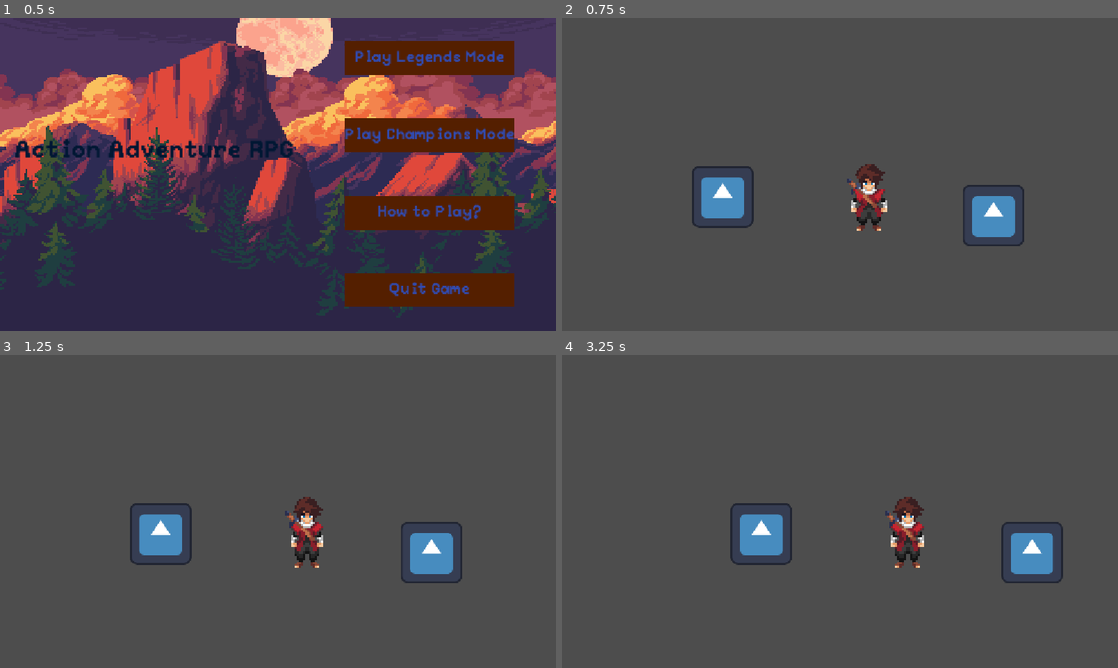
Above: before the commit, frames 1-4 (two rows, left to right).
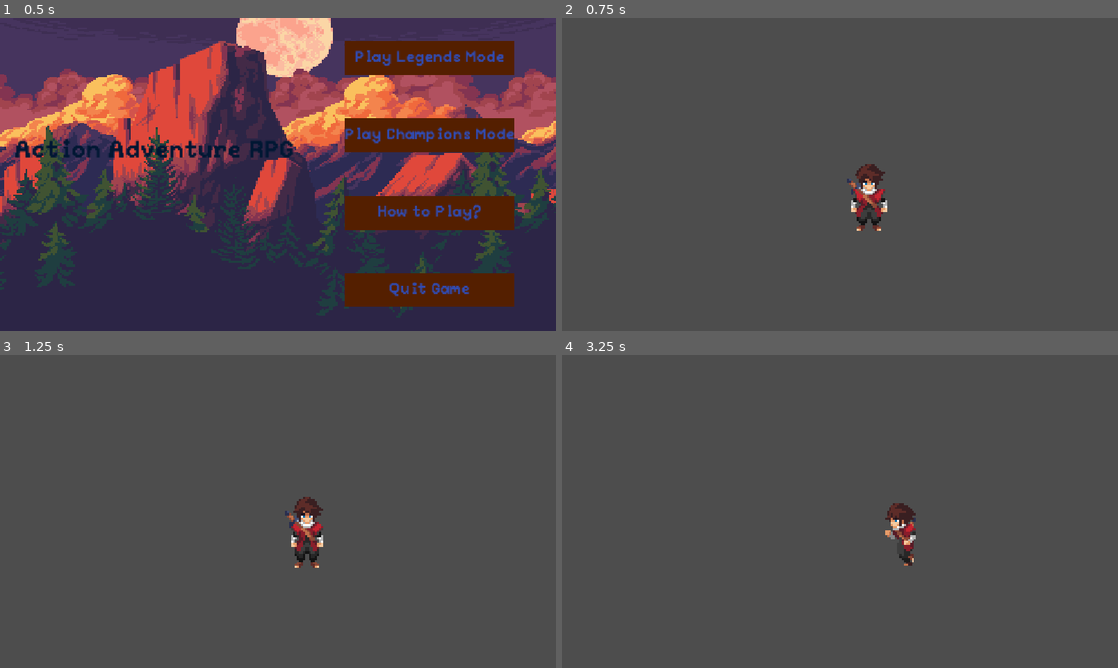
Above: after the commit, the same moments.

Repository: Articlions/Slip-n-Slash
Game: Godot game, scene res://src/Main_menu/Main_menu.tscn
Two runs of this game, one before a commit and one after it. Both use one fixed random seed, a clock stepped at 60 frames per second and the inputs below. Before the commit the project starts from res://src/GUIS/Main_menu.tscn. The engine's default icon, where the game draws it, is replaced by a stand-in: a white triangle on a blue panel in a dark square.
Inputs (mouse positions are in pixels of both pictures, inside the frame that each line leads up to):
- Up to frame 1 (0.5 s): no input
- Up to frame 2 (0.75 s): click "Play Legends Mode" at 0.5 s
- Up to frame 3 (1.25 s): no input
- Up to frame 4 (3.25 s): tap Enter (ui_accept) at 1.25, 1.35, 1.52, 1.82, 3.05 s; move the mouse to (962, 495) at 1.27 s; hold D (action_right) 1.28-2 s; click (962, 495) at 1.42 s; drag from (728, 527) to (812, 574) at 2.02 s; move the mouse to (895, 442) at 2.77 s; hold A (action_left) from 2.78 s (still down); tap Shift at 2.85 s

Frame 1 is identical in both runs. In frame 2, 2.6% of the frame differs, in the area x 23-84%, y 47-73%; in frame 3, 2.6%; in frame 4, 3.6%, in the area x 30-91%, y 45-73%.

Commit message:
i got the state machine to work been experimenting

Diff:
--- a/action-adventure-rpg/src/GUIS/Main_menu.tscn
+++ b/action-adventure-rpg/src/Main_menu/Main_menu.tscn
@@ -1,16 +1,16 @@
 [gd_scene format=3 uid="uid://cbiefyjwd3nf0"]
 
-[ext_resource type="Theme" uid="uid://bpbg0t7wi7a40" path="res://src/Themes/main_menu_themes.tres" id="1_6ckfi"]
-[ext_resource type="Script" uid="uid://b0vupe52xj0u8" path="res://src/Scripts/Main_menu_scripts/UIManager.gd" id="2_3ryee"]
-[ext_resource type="Texture2D" uid="uid://w2irr788ool2" path="res://assets/rpg_backgrounds/Mountain-Dusk.png" id="2_hs6di"]
+[ext_resource type="Theme" uid="uid://bpbg0t7wi7a40" path="res://Resources/main_menu_themes.tres" id="1_47fu3"]
+[ext_resource type="Script" uid="uid://b0vupe52xj0u8" path="res://src/Main_menu/Main_menu_scripts/UIManager.gd" id="2_y5gk7"]
+[ext_resource type="Texture2D" uid="uid://w2irr788ool2" path="res://assets/rpg_backgrounds/Mountain-Dusk.png" id="3_kb264"]
 
 [sub_resource type="StyleBoxEmpty" id="StyleBoxEmpty_d0ebl"]
 
 [node name="Control" type="Control" unique_id=1564165186]
 layout_mode = 3
 anchors_preset = 0
-theme = ExtResource("1_6ckfi")
-script = ExtResource("2_3ryee")
+theme = ExtResource("1_47fu3")
+script = ExtResource("2_y5gk7")
 
 [node name="Panel" type="PanelContainer" parent="." unique_id=827720260]
 layout_mode = 0
--- a/action-adventure-rpg/src/Player/slipn_slash_guy.tscn
+++ b/action-adventure-rpg/src/Player/slipn_slash_guy.tscn
@@ -6,7 +6,6 @@
 [ext_resource type="Script" uid="uid://c3f2fsfehtk8a" path="res://src/Player/walk_state.gd" id="4_r8d83"]
 [ext_resource type="Texture2D" uid="uid://ck2bstgbcp2x4" path="res://assets/player_run/run_left.png" id="6_pbtxm"]
 [ext_resource type="Texture2D" uid="uid://cqkdntgc5goqx" path="res://assets/player_run/run_right.png" id="7_8vm6t"]
-[ext_resource type="Texture2D" uid="uid://bgvu44igx385q" path="res://icon.svg" id="7_r8d83"]
 
 [sub_resource type="CircleShape2D" id="CircleShape2D_1ixrk"]
 radius = 25.96151
@@ -224,11 +223,3 @@
 scale = Vector2(4.1875, 4.36875)
 sprite_frames = SubResource("SpriteFrames_1ixrk")
 animation = &"walk_left"
-
-[node name="Icon" type="Sprite2D" parent="." unique_id=125539509]
-position = Vector2(676, 227)
-texture = ExtResource("7_r8d83")
-
-[node name="Icon2" type="Sprite2D" parent="." unique_id=2081863125]
-position = Vector2(115, 188)
-texture = ExtResource("7_r8d83")
--- a/action-adventure-rpg/src/Player/walk_state.gd
+++ b/action-adventure-rpg/src/Player/walk_state.gd
@@ -2,7 +2,14 @@
 
 class_name WalkState
 
-const SPEED = 300.0
+const SPEED := 300.0
+
+@export var FRICTION: float = 200
+@onready var animated_sprite_2d: AnimatedSprite2D = $"../../AnimatedSprite2D"
+
+
+
+
 
 
 func _physics_update(delta: float):
@@ -10,12 +17,21 @@
 	var character = state_machine.get_parent()
 
 	var direction := Input.get_axis("action_left", "action_right")
-	print("Walking: " ,direction)
+
+	var direction_vector:= Input.get_vector("action_left","action_right", "action_up","action_down")
+
+
+	if direction_vector == Vector2.RIGHT:
+		animated_sprite_2d.play("walk_right")
+
+	elif direction_vector == Vector2.LEFT:
+		animated_sprite_2d.play("walk_left")
 
 
 
 
 	if direction == 0:
+		move_toward(character.velocity.x, 0, delta * FRICTION)
 		state_machine.change_state("idledownstate")
 		return
 
--- a/action-adventure-rpg/src/Scripts/Object_scripts/slip_slash_player.gd
+++ /dev/null
@@ -1,21 +0,0 @@
-class_name SSPlayer extends CharacterBody2D
-#  SSPlayer means SlinpnSlashPlayer
-
-const JUMP_VELOCITY = -400.0
-
-
-func _physics_process(delta: float) -> void:
-	# Add the gravity.
-	if not is_on_floor():
-		velocity += get_gravity() * delta
-
-	# Handle jump.
-	if Input.is_action_just_pressed("ui_accept") and is_on_floor():
-		velocity.y = JUMP_VELOCITY
-
-	# Get the input direction and handle the movement/deceleration.
-	# As good practice, you should replace UI actions with custom gameplay actions.
-
-
-
-	move_and_slide()
Renamed: action-adventure-rpg/src/Themes/main_menu_themes.tres -> action-adventure-rpg/Resources/main_menu_themes.tres
Not shown: 1 places in action-adventure-rpg/src/Main_menu/Main_menu.tscn that only renumber resources
Renamed: action-adventure-rpg/src/Scripts/Main_menu_scripts/UIManager.gd -> action-adventure-rpg/src/Main_menu/Main_menu_scripts/UIManager.gd
Renamed: action-adventure-rpg/src/Scripts/Main_menu_scripts/UIManager.gd.uid -> action-adventure-rpg/src/Main_menu/Main_menu_scripts/UIManager.gd.uid
Not shown, removed: action-adventure-rpg/src/Scripts/Object_scripts/slip_slash_player.gd.uid
